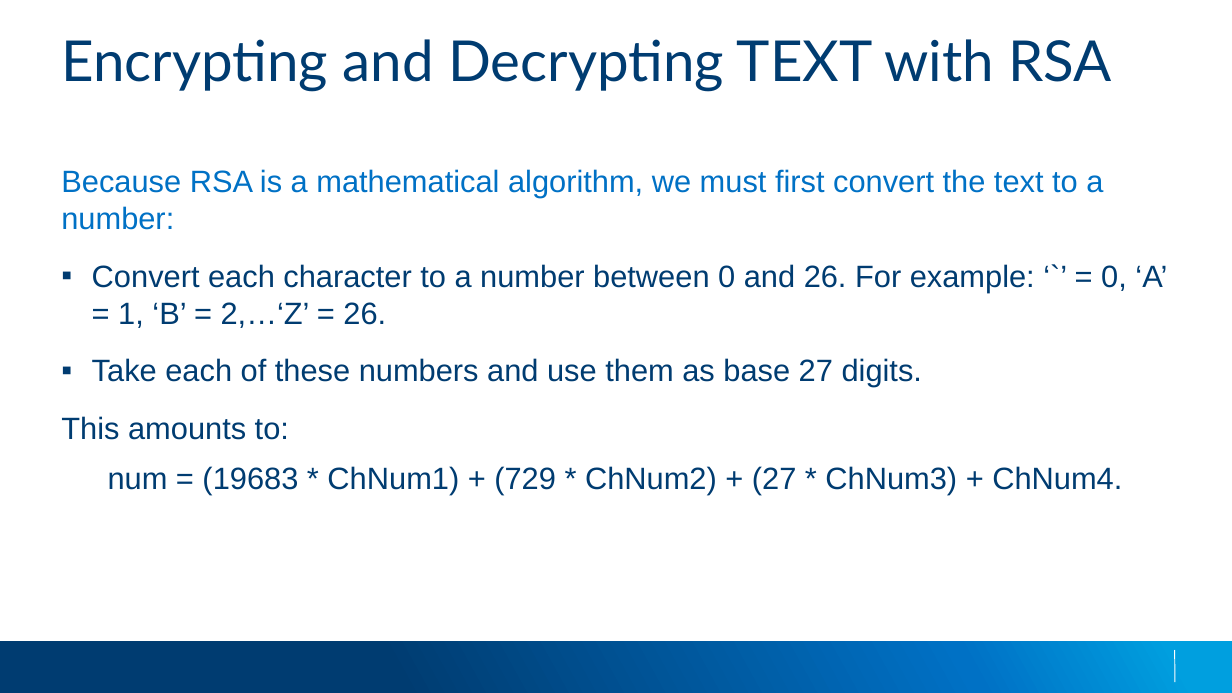
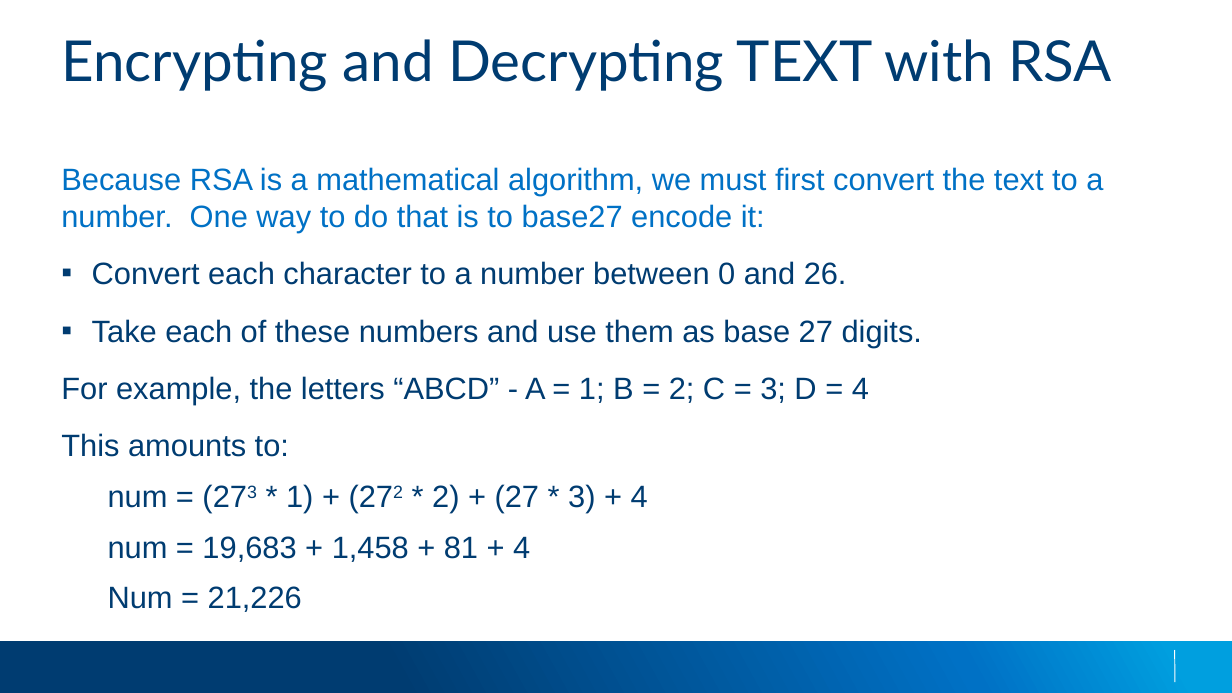
Before and after one commit to applesauce49/lincoln_high, a slide deck: slide 18 of presos/LincolnHighVisit-2019.pptx (slide 12 before the commit). Drawn at 1232x693 pixels with LibreOffice and Linux fonts; fonts in the diff are those of the drawing; background and template pictures are left out. Boxes give left, top, right and bottom in pixels: in the first picture for what was removed or moved away, otherwise in the second. Text is boxed around its words. In the diff, an @@ line names an element or a change of style, - is before the commit and + after.

```diff
--- a/presos/LincolnHighVisit-2019.pptx
+++ b/presos/LincolnHighVisit-2019.pptx
@@ text at [61,167,1103,285]: text changed; text colour #003C71 to #0071C5 @@
-Because RSA is a mathematical algorithm, we must first convert the text to a number:
-  ▪ Convert each character to a number between 0 and 26. For example: ‘`’ = 0, ‘A’ = 1, ‘B’ = 2,…‘Z’ = 26.
+Because RSA is a mathematical algorithm, we must first convert the text to a number. One way to do that is to base27 encode it:
+  ▪ Convert each character to a number between 0 and 26.
@@ text at [61,376,869,405]: paragraph added @@
+  For example, the letters “ABCD” - A = 1; B = 2; C = 3; D = 4
@@ text at [108,484,648,612]: text changed @@
-    num = (19683 * ChNum1) + (729 * ChNum2) + (27 * ChNum3) + ChNum4.
+    num = (273 * 1) + (272 * 2) + (27 * 3) + 4
+    num = 19,683 + 1,458 + 81 + 4
+    Num = 21,226
```
Also in this commit, not shown: 6 other slides changed, 6 slides added.
